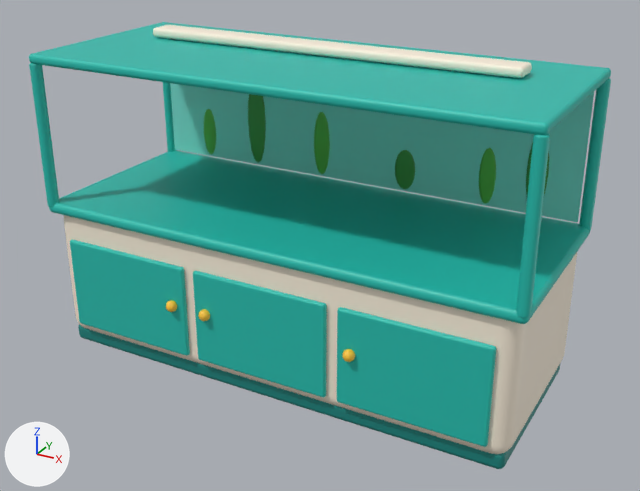
The FBX model EvolutionShop/Assets/EvolutionShop/Resources/Art/GrowthKit/TankLarge.fbx as it was, and as the next commit left it.
Rendered twice from a 50 mm camera at (2.05, -3.64, 2.47) aimed at (0.07, -0.03, 0.67). Lighting does not change. The marker at lower left points along +X, +Y and +Z. The older version comes first. Where no turn or scale is listed for an object, it has been applied to the vertices. Vertices at exactly the same position are counted once.

The first picture shows 'TankLarge mesh'.
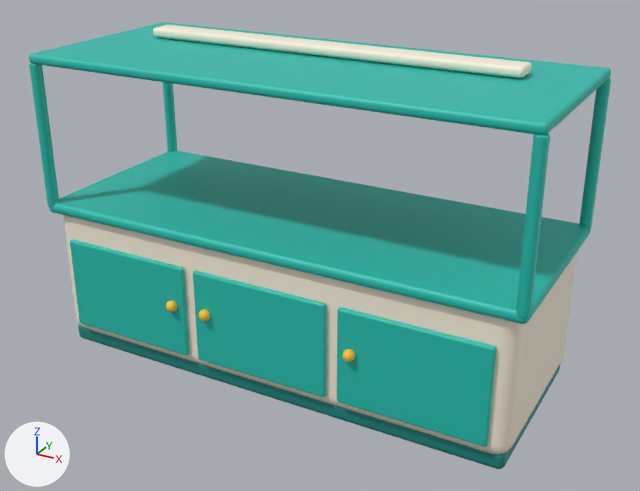
What differs and where, as boxes [x1, y1, x2, y2] in the pictures (640 x 491 px):
part 1 of me_cube_801, deleted: before [170, 83, 594, 222]

Diff of the bpy script that builds the scene:
```diff
--- a/EvolutionShop/Assets/EvolutionShop/Resources/Art/GrowthKit/TankLarge.fbx.py
+++ b/EvolutionShop/Assets/EvolutionShop/Resources/Art/GrowthKit/TankLarge.fbx.py
@@ me_cube_801 @@
 # used by ob_tanklarge_mesh; location = (0.0, 0.0, 0.0)
-me_cube_801.from_pydata(...)  # 2868 vertices, 2910 faces; spans x -1.28..1.28, y -0.56..0.57, z 0.0..1.65
+me_cube_801.from_pydata(...)  # 2260 vertices, 2232 faces; spans x -1.28..1.28, y -0.56..0.57, z 0.0..1.65
+# me_cube_801 part 1: 7 loose pieces with 608 vertices, spanning x -1.22..1.22, y 0.48..0.49, z 0.84..1.55, are deleted
 me_cube_801.materials.append(mat_gk_tealdark)
@@ me_cube_801 @@
 me_cube_801.materials.append(mat_gk_glowwhite)
-me_cube_801.materials.append(mat_gk_teallight)  # cyan #7fe3d6
-me_cube_801.materials.append(mat_gk_greendark)  # green #3e9a45
-me_cube_801.materials.append(mat_gk_green)  # green #56b947
 me_cube_801.materials.append(mat_gk_ink)
```
